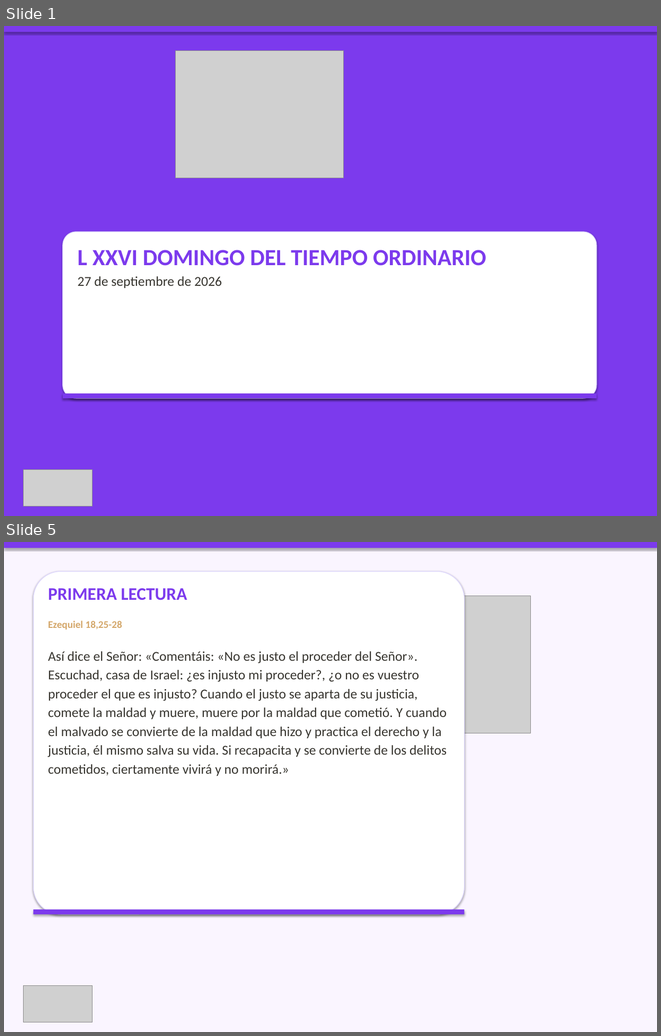
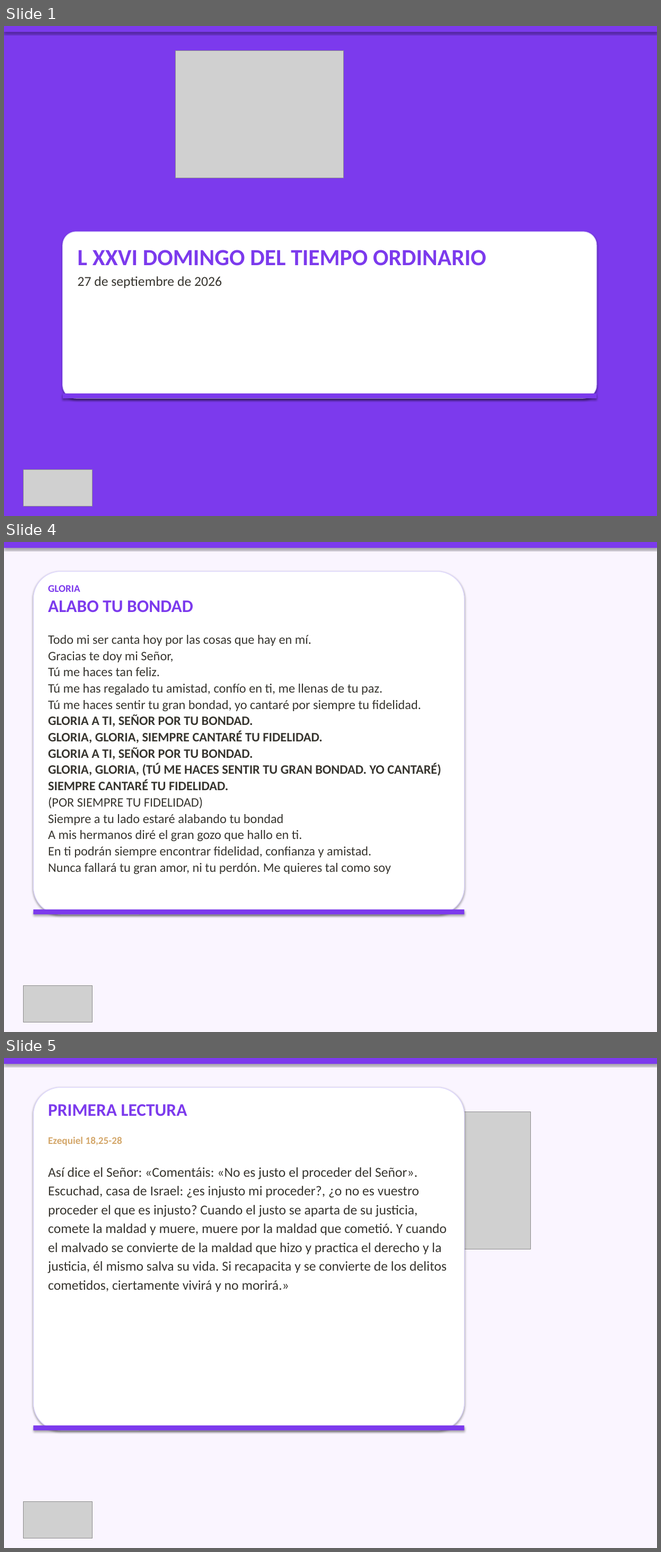
Before and after one commit to CC5M5/CCE-M5, a slide deck: presentaciones_html/2026-09-27_presentacion/2026-09-27_presentacion.pptx. Shown one above the other, each under a label of ours: slides 1 and 5 before the commit, slides 1, 4 and 5 after it; the slides between them are not shown. The pictures are 661x1036 and 661x1552 pixels, drawn with LibreOffice and Linux fonts; fonts in the diff are those of the drawing; grey boxes stand for pictures. Boxes give left, top, right and bottom in pixels: in the first picture for what was removed or moved away, otherwise in the second. Text is boxed around its words. In the diff, an @@ line names an element or a change of style, - is before the commit and + after.

Commit message:
fix(presentacion): asignación manual correcta para 2026-09-27
- Aplica la selección de canciones indicada por el usuario para el XXVI Domingo T.O.
- Entrada, Gloria, Aleluya, Ofertorio, Santo, Paz, Comunión, Canto a María,
  Despedida con canciones concretas.
- Perdón, Salmo y Padre Nuestro se dejan como textos litúrgicos.
- Regenera PPTX fieles, hoja de músicos (PDF) y bundle web.

```diff
--- a/presentaciones_html/2026-09-27_presentacion/2026-09-27_presentacion.pptx
+++ b/presentaciones_html/2026-09-27_presentacion/2026-09-27_presentacion.pptx
@@ slide 4 added at [4, 542, 657, 1032], background #FAF5FF @@
@@ rectangle added at [4, 542, 657, 548], fill #7C3AED @@
@@ rounded rectangle added at [33, 571, 465, 914], fill #FFFFFF, outline #DDD6FE 1 pt @@
@@ text added at [48, 585, 441, 874], 19 pt, text #37352F @@
+GLORIA
+ALABO TU BONDAD
+Todo mi ser canta hoy por las cosas que hay en mí.
+Gracias te doy mi Señor,
+Tú me haces tan feliz.
+Tú me has regalado tu amistad, confío en ti, me llenas de tu paz.
+Tú me haces sentir tu gran bondad, yo cantaré por siempre tu fidelidad.
+GLORIA A TI, SEÑOR POR TU BONDAD.
+GLORIA, GLORIA, SIEMPRE CANTARÉ TU FIDELIDAD.
+GLORIA A TI, SEÑOR POR TU BONDAD.
+GLORIA, GLORIA, (TÚ ME HACES SENTIR TU GRAN BONDAD. YO CANTARÉ)
+SIEMPRE CANTARÉ TU FIDELIDAD.
+(POR SIEMPRE TU FIDELIDAD)
+Siempre a tu lado estaré alabando tu bondad
+A mis hermanos diré el gran gozo que hallo en ti.
+En ti podrán siempre encontrar fidelidad, confianza y amistad.
+Nunca fallará tu gran amor, ni tu perdón. Me quieres tal como soy
@@ rectangle added at [33, 909, 465, 914], fill #7C3AED @@
@@ picture added at [24, 985, 92, 1022] @@
```
Also in this commit, not shown: 4 slides changed, 8 other slides added, 10 slides removed, 7 other files.
